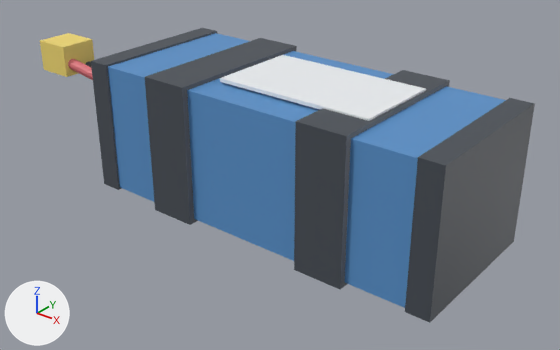
Renders of the glTF model frontend/public/models/uav/v1_1/battery_6s_16000.glb from each side of a commit.
Both versions are drawn from a 50 mm lens placed at (0.22, -0.287, 0.16), pointed at (-0.01, 0.0, -0.018). Every picture has the same lights, and +X, +Y and +Z are marked at lower left. The first picture is the older version. Where no turn or scale is listed for an object, it has been applied to the vertices.

Objects in the first picture: 'body', 'front_cap', 'label', 'rear_cap', 'strap_-0.0468', 'strap_0.0468', 'wire_black', 'wire_red', 'xt90'.
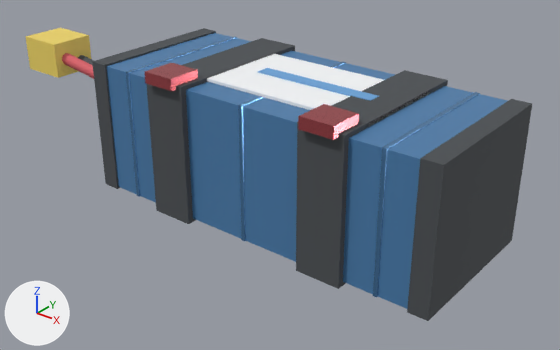
Pixel boxes [x1, y1, x2, y2] of what changed, in the pictures (560 x 350 px; the box of a moved part takes in the faces that stretch with it):
'body', recoloured
    both: [108, 33, 506, 308]
'front_cap', rescaled
    before: [405, 98, 535, 323]
    after: [407, 99, 532, 321]
'strap_0.0468', rescaled
    before: [294, 70, 450, 290]
    after: [296, 70, 448, 289]
'strap_-0.0468', rescaled
    before: [145, 38, 297, 225]
    after: [146, 38, 295, 224]
'label', recoloured, moved, rescaled (8% wider, 7% taller)
    before: [220, 55, 426, 121]
    after: [207, 54, 429, 125]
'rear_cap', rescaled
    before: [91, 28, 217, 190]
    after: [92, 28, 216, 189]
'xt90_body', added (yellow)
    after: [25, 28, 91, 78]
'xt90', deleted (yellow)
    before: [40, 33, 94, 77]
'strap_tab_1', added (red)
    after: [298, 104, 359, 140]
'cell_rib_4', added
    after: [373, 92, 480, 297]
'strap_tab_0', added (red)
    after: [144, 63, 198, 91]
'label_stripe', added (blue)
    after: [258, 68, 379, 101]
'cell_rib_0', added
    after: [126, 37, 237, 197]
'cell_rib_2', added
    after: [238, 61, 346, 241]
'wire_red/seg_1', added
    after: [62, 53, 94, 79]
'wire_red', deleted
    before: [68, 59, 93, 80]
'wire_black/seg_1', added (mostly hidden)
    after: [78, 55, 94, 65]
part 2 of me_front_cap, moved or reshaped
    before: [405, 98, 535, 323]
    after: [407, 99, 532, 321]
part 4 of me_rear_cap, moved or reshaped
    before: [91, 28, 217, 190]
    after: [92, 28, 216, 189]
part 6 of me_strap__0_0468, moved or reshaped
    before: [145, 38, 297, 225]
    after: [146, 38, 295, 224]
part 8 of me_strap_0_0468, moved or reshaped
    before: [294, 70, 450, 290]
    after: [296, 70, 448, 289]
part 10 of me_label, moved or reshaped
    before: [220, 55, 426, 121]
    after: [207, 54, 429, 125]

Patch to the scene script:
```diff
--- a/frontend/public/models/uav/v1_1/battery_6s_16000.glb.py
+++ b/frontend/public/models/uav/v1_1/battery_6s_16000.glb.py
@@ me_body @@
 me_body.from_pydata(...)  # 8 vertices, 12 faces; spans x -0.097..0.097, y -0.041..0.041, z -0.035..0.035
-me_body.materials.append(mat_defaultmaterial)
+# me_body part 1: vertex colours changed
+me_body.materials.append(mat_batterywrapdarkblue)  # blue #497dad
@@ me_front_cap @@
-me_front_cap.from_pydata(...)  # 8 vertices, 12 faces; spans x 0.0915..0.1035, y -0.0422..0.0422, z -0.036..0.036
-me_front_cap.materials.append(mat_defaultmaterial_001)
+me_front_cap.from_pydata(...)  # 8 vertices, 12 faces; spans x 0.0925..0.1025, y -0.042..0.042, z -0.0359..0.0359
+# me_front_cap part 2: the whole mesh is scaled about its middle by (0.833, 0.995, 0.995)
+# me_front_cap part 3: vertex colours changed
+me_front_cap.materials.append(mat_rubber)  # dark grey #4b4f53
@@ me_rear_cap @@
-me_rear_cap.from_pydata(...)  # 8 vertices, 12 faces; spans x -0.1035..-0.0915, y -0.0422..0.0422, z -0.036..0.036
+me_rear_cap.from_pydata(...)  # 8 vertices, 12 faces; spans x -0.1025..-0.0925, y -0.042..0.042, z -0.0359..0.0359
+# me_rear_cap part 4: the whole mesh is scaled about its middle by (0.833, 0.995, 0.995)
+# me_rear_cap part 5: vertex colours changed
 me_rear_cap.materials.append(mat_defaultmaterial_002)
@@ me_strap__0_0468 @@
-me_strap__0_0468.from_pydata(...)  # 8 vertices, 12 faces; spans x -0.0598..-0.0338, y -0.0443..0.0443, z -0.0371..0.0371
-me_strap__0_0468.materials.append(mat_defaultmaterial_003)
+me_strap__0_0468.from_pydata(...)  # 8 vertices, 12 faces; spans x -0.0588..-0.0348, y -0.0443..0.0443, z -0.0371..0.0371
+# me_strap__0_0468 part 6: the whole mesh is scaled about its middle by (0.923, 1, 1)
+# me_strap__0_0468 part 7: vertex colours changed
+me_strap__0_0468.materials.append(mat_rubber)  # dark grey #4b4f53
@@ me_strap_0_0468 @@
-me_strap_0_0468.from_pydata(...)  # 8 vertices, 12 faces; spans x 0.0338..0.0598, y -0.0443..0.0443, z -0.0371..0.0371
-me_strap_0_0468.materials.append(mat_defaultmaterial_004)
+me_strap_0_0468.from_pydata(...)  # 8 vertices, 12 faces; spans x 0.0348..0.0588, y -0.0443..0.0443, z -0.0371..0.0371
+# me_strap_0_0468 part 8: the whole mesh is scaled about its middle by (0.923, 1, 1)
+# me_strap_0_0468 part 9: vertex colours changed
+me_strap_0_0468.materials.append(mat_rubber)  # dark grey #4b4f53
@@ me_label @@
-me_label.from_pydata(...)  # 8 vertices, 12 faces; spans x -0.0279..0.0579, y -0.0246..0.0246, z 0.0361..0.0379
-me_label.materials.append(mat_defaultmaterial_005)
+me_label.from_pydata(...)  # 8 vertices, 12 faces; spans x -0.0348..0.0588, y -0.0262..0.0262, z 0.0353..0.0367
+# me_label part 10: the whole mesh is scaled about its middle by (1.09, 1.07, 0.833), then moved by (-0.003, 0.0, -0.001)
+# me_label part 11: vertex colours changed
+me_label.materials.append(mat_printedlabel)  # white #f7f9fb
@@ ob_wire_red @@
-ob_wire_red = bpy.data.objects.new('wire_red', me_wire_red)
@@ ob_wire_black @@
-ob_wire_black = bpy.data.objects.new('wire_black', me_wire_black)
@@ ob_xt90 @@
-ob_xt90 = bpy.data.objects.new('xt90', me_xt90)
@@ ob_xt90_body @@
+ob_xt90_body = bpy.data.objects.new('xt90_body', me_xt90_body)  # a box spanning x -0.1612..-0.1352, y -0.0415..-0.0175, z 0.0199..0.0389; in mat_connectoryellow (yellow #f5da66)
+ob_xt90_body.location = (0.0, 0.0, 0.0)
@@ ob_wire_black_seg_1 @@
+ob_wire_black_seg_1 = bpy.data.objects.new('wire_black/seg_1', me_wire_black_seg_1)  # 30 vertices, 56 faces; spans x -0.1374..-0.1141, y -0.0278..-0.0182, z 0.0173..0.0289; in mat_blackwire (dark grey #4f5358)
+ob_wire_black_seg_1.location = (0.0, 0.0, 0.0)
@@ ob_wire_red_seg_1 @@
+ob_wire_red_seg_1 = bpy.data.objects.new('wire_red/seg_1', me_wire_red_seg_1)  # 30 vertices, 56 faces; spans x -0.1373..-0.1123, y -0.0376..-0.028, z 0.0208..0.0324; in mat_redwire (red #dc626a)
+ob_wire_red_seg_1.location = (0.0, 0.0, 0.0)
@@ ob_label_stripe @@
+ob_label_stripe = bpy.data.objects.new('label_stripe', me_label_stripe)  # a box spanning x -0.0212..0.0452, y -0.0037..0.0037, z 0.0366..0.0374; in mat_blueink (blue #6aa4da)
+ob_label_stripe.location = (0.0, 0.0, 0.0)
@@ ob_strap_tab_1 @@
+ob_strap_tab_1 = bpy.data.objects.new('strap_tab_1', me_strap_tab_1)  # a box spanning x 0.0378..0.0558, y -0.0475..-0.0295, z 0.0355..0.0415; in mat_redanodized (red #c75c62)
+ob_strap_tab_1.location = (0.0, 0.0, 0.0)
@@ ob_strap_tab_0 @@
+ob_strap_tab_0 = bpy.data.objects.new('strap_tab_0', me_strap_tab_0)  # a box spanning x -0.0558..-0.0378, y -0.0475..-0.0295, z 0.0355..0.0415; in mat_redanodized (red #c75c62)
+ob_strap_tab_0.location = (0.0, 0.0, 0.0)
@@ ob_cell_rib_4 @@
+ob_cell_rib_4 = bpy.data.objects.new('cell_rib_4', me_cell_rib_4)  # a box spanning x 0.075..0.0772, y -0.0415..0.0415, z -0.0354..0.0354; in mat_blueanodized (blue #629ace)
+ob_cell_rib_4.location = (0.0, 0.0, 0.0)
@@ ob_cell_rib_2 @@
+ob_cell_rib_2 = bpy.data.objects.new('cell_rib_2', me_cell_rib_2)  # a box spanning x -0.0011..0.0011, y -0.0415..0.0415, z -0.0354..0.0354; in mat_blueanodized (blue #629ace)
+ob_cell_rib_2.location = (0.0, 0.0, 0.0)
@@ ob_cell_rib_0 @@
+ob_cell_rib_0 = bpy.data.objects.new('cell_rib_0', me_cell_rib_0)  # a box spanning x -0.0772..-0.075, y -0.0415..0.0415, z -0.0354..0.0354; in mat_blueanodized (blue #629ace)
+ob_cell_rib_0.location = (0.0, 0.0, 0.0)
```
